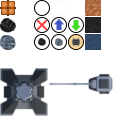
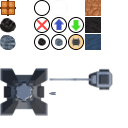
Comparing the layer stacks of the two 128px x 128px images. Changes:
added layer "Layer 15" above "turrethead48" over [49, 92, 56, 95]
painted on "turrethead48" over [49, 68, 113, 95]
